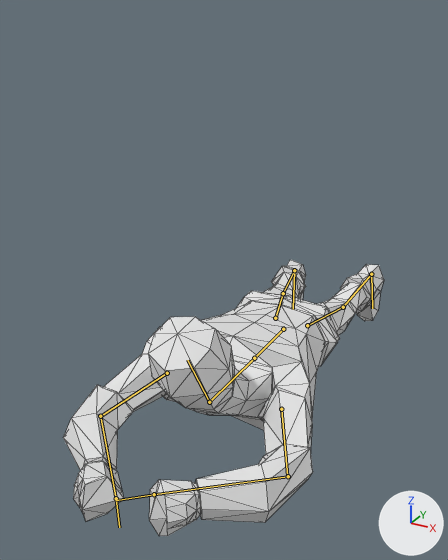
The Blender file Animations/ArcherConcealment.blend: old version first, new version second.
Rendered twice from a 50 mm lens placed at (4.83, -11.57, 7.62), pointed at (-0.4, -2.06, 2.86). Arrows for +X, +Y and +Z are at lower right; the lights stay in place. Both versions are drawn at frame 19 of the action 'ArmatureAction.001'; the numbers are the values there. The bones that bend it are drawn over the model as lines. Mesh edges are drawn as thin lines.
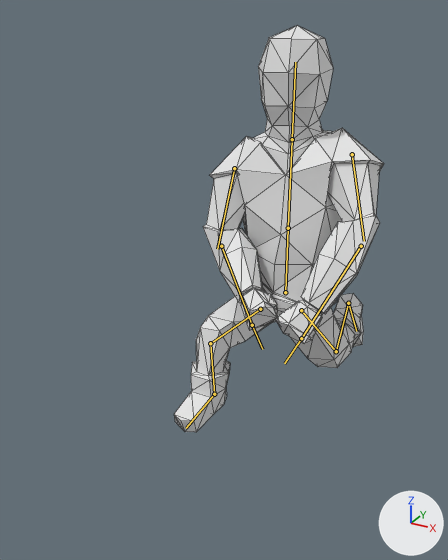
Changed parts and their boxes [x1, y1, x2, y2] in the pictures (448 x 560 px):
'Cube', posed (34% narrower, 47% taller)
    before: [63, 260, 384, 536]
    after: [174, 26, 384, 432]
bone 'Root', root to tip
    before: (283, 329) to (254, 358)
    after: (285, 292) to (288, 228)
bone 'Chest', root to tip
    before: (254, 358) to (209, 402)
    after: (288, 228) to (292, 139)
bone 'Shoulder.R', root to tip
    before: (167, 373) to (101, 416)
    after: (234, 168) to (217, 249)
bone 'Arm.R', root to tip
    before: (100, 416) to (116, 498)
    after: (221, 246) to (252, 325)
bone 'Shoulder.L', root to tip
    before: (281, 409) to (287, 476)
    after: (352, 154) to (364, 241)
bone 'Arm.L', root to tip
    before: (288, 476) to (154, 494)
    after: (361, 246) to (301, 338)
bone 'Head', root to tip
    before: (209, 402) to (187, 360)
    after: (292, 139) to (295, 62)
bone 'Leg.R', root to tip
    before: (275, 318) to (283, 293)
    after: (260, 309) to (210, 343)
bone 'Calf.R', root to tip
    before: (283, 293) to (294, 270)
    after: (210, 343) to (214, 394)
bone 'Leg.L', root to tip
    before: (307, 325) to (343, 307)
    after: (301, 310) to (336, 351)
bone 'Calf.L', root to tip
    before: (343, 307) to (371, 274)
    after: (336, 351) to (348, 303)

The change, as a diff of the scene's bpy script:
```diff
--- a/Animations/ArcherConcealment.blend.py
+++ b/Animations/ArcherConcealment.blend.py
@@ bone_root @@
 bone_root = bpy.data.objects['Armature'].pose.bones['Root']
-bone_root.location = (0.0, -2.44, 0.0)
-bone_root.rotation_quaternion = (0.714, 0.7, 0.0, 0.0)  # degrees (89, 0, 0)
+bone_root.location = (0.0, -1.51, 0.0)
+bone_root.rotation_quaternion = (1.0, 0.0, 0.0, 0.0)  # degrees (0, 0, 0)
@@ bone_chest @@
 bone_chest = bpy.data.objects['Armature'].pose.bones['Chest']  # child of 'Root'
-bone_chest.rotation_quaternion = (1.0, 0.0, 0.0, 0.0)  # degrees (0, 0, 0)
+bone_chest.rotation_quaternion = (0.994, 0.0, 0.119, 0.0)  # degrees (0, 14, 0)
@@ bone_shoulder_r @@
 bone_shoulder_r = bpy.data.objects['Armature'].pose.bones['Shoulder.R']  # child of 'Chest'
-bone_shoulder_r.location = (0.0, 0.0, 0.0)
-bone_shoulder_r.rotation_quaternion = (0.37, -0.705, -0.016, -0.605)  # degrees (-89, -60, -58)
+bone_shoulder_r.location = (-0.2, 0.18, 0.04)
+bone_shoulder_r.rotation_quaternion = (0.948, 0.293, -0.124, -0.049)  # degrees (35, -12, -10)
@@ bone_arm_r @@
 bone_arm_r = bpy.data.objects['Armature'].pose.bones['Arm.R']  # child of 'Shoulder.R'
-bone_arm_r.location = (0.0, 0.0, 0.0)
-bone_arm_r.rotation_quaternion = (0.731, 0.0, -0.014, 0.683)  # degrees (-1, -1, 86)
+bone_arm_r.location = (0.11, -0.02, 0.12)
+bone_arm_r.rotation_quaternion = (0.92, -0.36, 0.206, -0.049)  # degrees (-45, 20, -14)
@@ bone_shoulder_l @@
 bone_shoulder_l = bpy.data.objects['Armature'].pose.bones['Shoulder.L']  # child of 'Chest'
-bone_shoulder_l.location = (0.0, 0.0, 0.0)
-bone_shoulder_l.rotation_quaternion = (0.51, -0.805, 0.015, -0.303)  # degrees (-110, -28, -22)
+bone_shoulder_l.location = (-0.07, -0.21, -0.15)
+bone_shoulder_l.rotation_quaternion = (0.903, -0.06, 0.321, 0.29)  # degrees (6, 38, 37)
@@ bone_arm_l @@
 bone_arm_l = bpy.data.objects['Armature'].pose.bones['Arm.L']  # child of 'Shoulder.L'
-bone_arm_l.location = (0.0, 0.0, 0.0)
-bone_arm_l.rotation_quaternion = (0.57, 0.147, 0.017, -0.809)  # degrees (8, 15, -109)
+bone_arm_l.location = (0.12, 0.05, -0.1)
+bone_arm_l.rotation_quaternion = (0.966, -0.258, -0.048, -0.078)  # degrees (-29, -8, -7)
@@ bone_head @@
 bone_head = bpy.data.objects['Armature'].pose.bones['Head']  # child of 'Chest'
-bone_head.rotation_quaternion = (0.869, -0.495, 0.0, 0.0)  # degrees (-59, 0, 0)
+bone_head.rotation_quaternion = (1.0, 0.0, 0.0, 0.0)  # degrees (0, 0, 0)
@@ bone_leg_r @@
 bone_leg_r = bpy.data.objects['Armature'].pose.bones['Leg.R']  # child of 'Root'
-bone_leg_r.location = (0.0, 0.0, 0.0)
-bone_leg_r.rotation_quaternion = (0.999, 0.013, 0.001, 0.045)  # degrees (2, 0, 5)
+bone_leg_r.location = (0.16, -0.11, 0.39)
+bone_leg_r.rotation_quaternion = (0.802, 0.529, 0.225, -0.162)  # degrees (66, 32, -1)
@@ bone_calf_r @@
 bone_calf_r = bpy.data.objects['Armature'].pose.bones['Calf.R']  # child of 'Leg.R'
-bone_calf_r.rotation_quaternion = (0.99, 0.0, 0.011, 0.142)  # degrees (0, 1, 16)
+bone_calf_r.rotation_quaternion = (0.794, 0.608, 0.0, 0.0)  # degrees (75, 0, 0)
@@ bone_leg_l @@
 bone_leg_l = bpy.data.objects['Armature'].pose.bones['Leg.L']  # child of 'Root'
-bone_leg_l.location = (0.0, 0.0, 0.0)
-bone_leg_l.rotation_quaternion = (0.998, 0.058, -0.001, -0.011)  # degrees (7, 0, -1)
+bone_leg_l.location = (0.02, -0.08, -0.03)
+bone_leg_l.rotation_quaternion = (0.976, -0.095, 0.054, -0.187)  # degrees (-12, 4, -22)
@@ bone_calf_l @@
 bone_calf_l = bpy.data.objects['Armature'].pose.bones['Calf.L']  # child of 'Leg.L'
-bone_calf_l.rotation_quaternion = (0.976, 0.14, -0.005, -0.166)  # degrees (16, 2, -19)
+bone_calf_l.rotation_quaternion = (0.688, 0.725, 0.0, 0.011)  # degrees (93, -1, 1)
```
